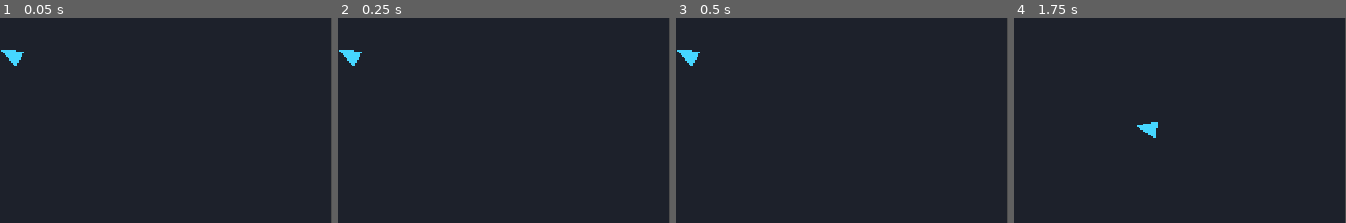
Above: before the commit, frames 1-4 (left to right).
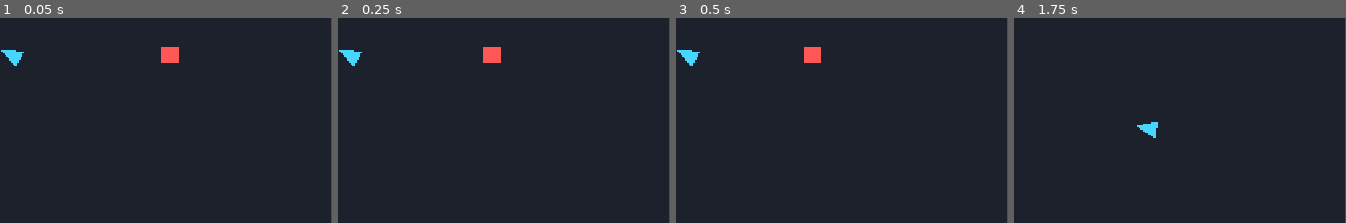
Above: after the commit, the same moments.

Repository: Dexter2099/GunMaxx
Game: Godot game, scene res://scenes/Main.tscn
Two runs of this game, one before a commit and one after it. Both use one fixed random seed, a clock stepped at 60 frames per second and the inputs below.
Inputs (mouse positions are % of the whole screen's width and height, from its top left):
- Up to frame 1 (0.05 s): no input
- Up to frame 2 (0.25 s): no input
- Up to frame 3 (0.5 s): no input
- Up to frame 4 (1.75 s): move the mouse to (77, 45) at 0.52 s; hold Right (ui_right) 0.53-1.28 s; click (77, 45) at 0.6 s; move the mouse to (27, 55) at 1.27 s; hold Down (ui_down) from 1.28 s (still down); click (27, 55) at 1.35 s
The pictures show only the part of the screen within x 49-99%, y 41-91%; the shares and areas given below are measured in that part.

The runs differ from the first frame. In frame 1, 0.4% of the frame differs, in the area x 48-54%, y 14-22%; in frame 2, 0.4%; in frame 3, 0.4%; in frame 4, nothing differs.

Commit message:
Add first enemy chase and bullet kill loop

Diff:
--- /dev/null
+++ b/game/scenes/Enemy.tscn
@@ -0,0 +1,16 @@
+[gd_scene load_steps=3 format=3]
+
+[ext_resource type="Script" path="res://scripts/enemy.gd" id="1_04xmu"]
+
+[sub_resource type="CircleShape2D" id="CircleShape2D_c8c25"]
+radius = 16.0
+
+[node name="Enemy" type="CharacterBody2D"]
+script = ExtResource("1_04xmu")
+
+[node name="CollisionShape2D" type="CollisionShape2D" parent="."]
+shape = SubResource("CircleShape2D_c8c25")
+
+[node name="Body" type="Polygon2D" parent="."]
+color = Color(1, 0.341176, 0.341176, 1)
+polygon = PackedVector2Array(-14, -14, 14, -14, 14, 14, -14, 14)
--- a/game/scenes/Main.tscn
+++ b/game/scenes/Main.tscn
@@ -1,7 +1,8 @@
-[gd_scene load_steps=7 format=3 uid="uid://6ihg6c80aqa8"]
+[gd_scene load_steps=8 format=3 uid="uid://6ihg6c80aqa8"]
 
 [ext_resource type="PackedScene" path="res://scenes/Player.tscn" id="1_hx3m3"]
 [ext_resource type="Script" path="res://scripts/main.gd" id="2_o6yxi"]
+[ext_resource type="PackedScene" path="res://scenes/Enemy.tscn" id="3_2xphw"]
 
 [sub_resource type="RectangleShape2D" id="RectangleShape2D_top"]
 size = Vector2(540, 12)
@@ -41,3 +42,6 @@
 shape = SubResource("RectangleShape2D_right")
 
 [node name="Player" parent="." instance=ExtResource("1_hx3m3")]
+
+[node name="Enemy" parent="." instance=ExtResource("3_2xphw")]
+position = Vector2(260, 0)
--- a/game/scripts/bullet.gd
+++ b/game/scripts/bullet.gd
@@ -22,7 +22,9 @@
 	if lifetime_left <= 0.0:
 		queue_free()
 
-func _on_body_entered(_body: Node) -> void:
+func _on_body_entered(body: Node) -> void:
+	if body.has_method("die"):
+		body.call("die")
 	queue_free()
 
 func _on_area_entered(_area: Area2D) -> void:
--- /dev/null
+++ b/game/scripts/enemy.gd
@@ -0,0 +1,26 @@
+extends CharacterBody2D
+
+@export var move_speed: float = 120.0
+
+var player: Node2D
+
+func _ready() -> void:
+	player = get_tree().get_first_node_in_group("player") as Node2D
+
+func _physics_process(_delta: float) -> void:
+	if player == null or not is_instance_valid(player):
+		player = get_tree().get_first_node_in_group("player") as Node2D
+		velocity = Vector2.ZERO
+		move_and_slide()
+		return
+
+	var to_player := player.global_position - global_position
+	if to_player.length() > 1.0:
+		velocity = to_player.normalized() * move_speed
+	else:
+		velocity = Vector2.ZERO
+
+	move_and_slide()
+
+func die() -> void:
+	queue_free()
--- a/game/scripts/player.gd
+++ b/game/scripts/player.gd
@@ -7,6 +7,9 @@
 const BULLET_SCENE := preload("res://scenes/Bullet.tscn")
 
 var fire_cooldown_left: float = 0.0
+
+func _ready() -> void:
+	add_to_group("player")
 
 func _physics_process(delta: float) -> void:
 	var input_vector := Vector2(
